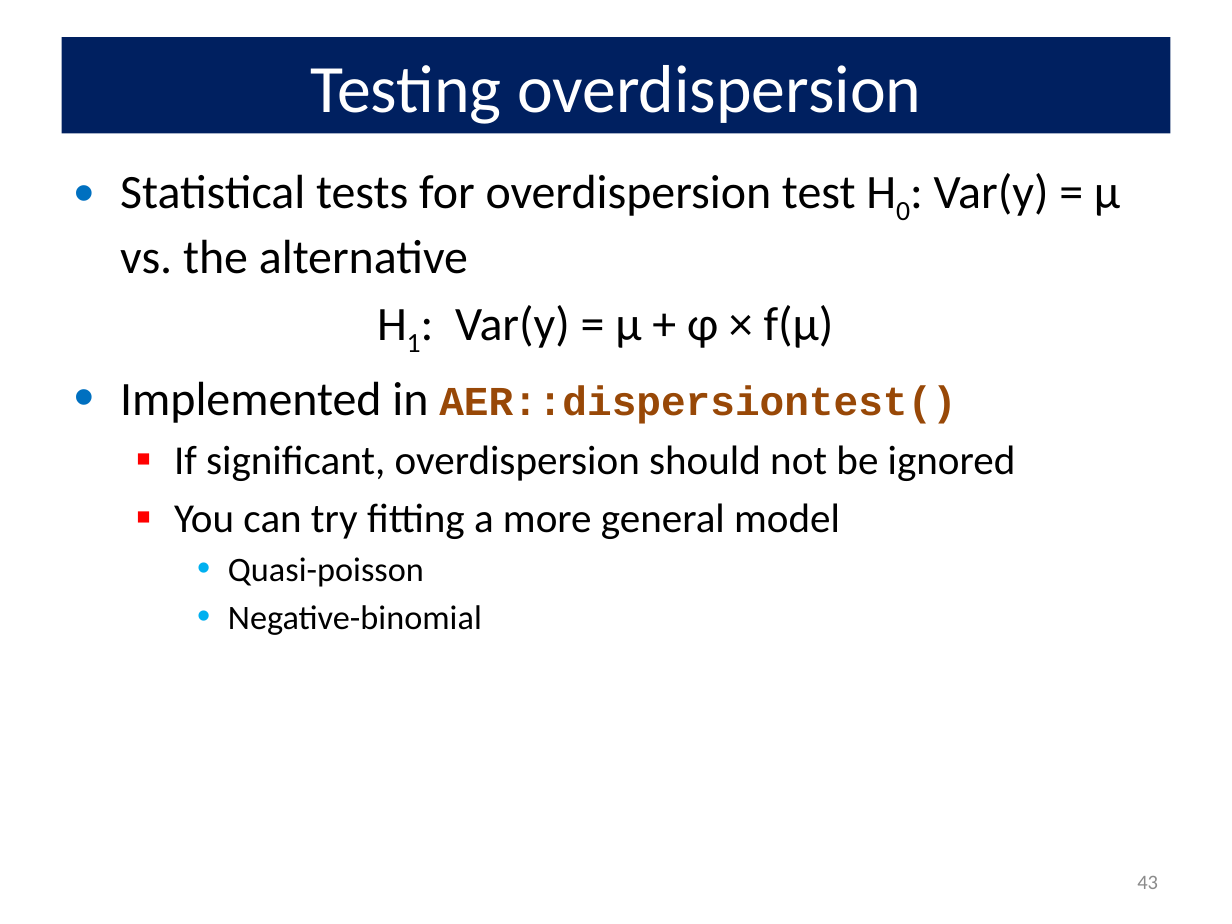
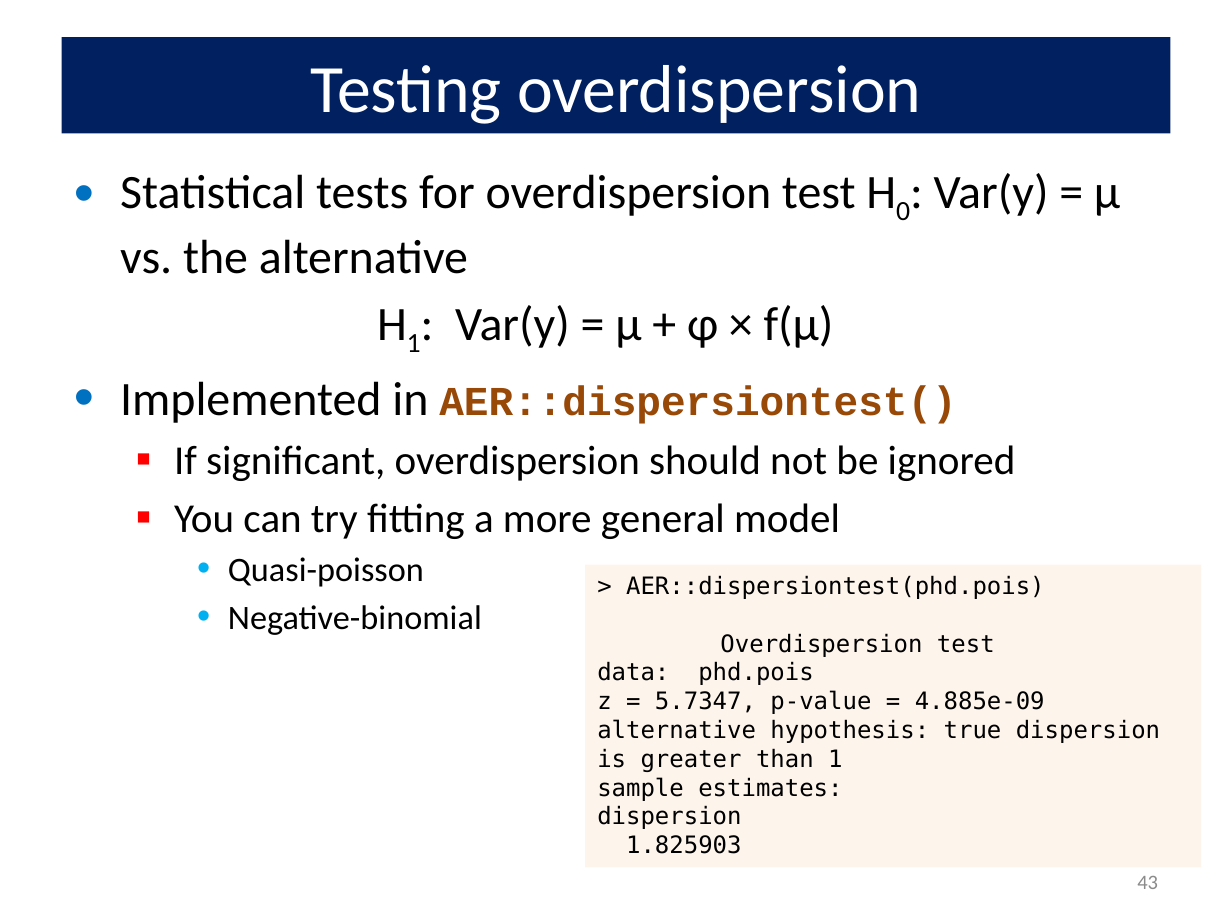
Before and after one commit to friendly/psy6136, a slide deck: slide 43 of lectures/09-CountData.pptx. Drawn at 1232x924 pixels with LibreOffice and Linux fonts; fonts in the diff are those of the drawing. Boxes give left, top, right and bottom in pixels: in the first picture for what was removed or moved away, otherwise in the second. Text is boxed around its words. In the diff, an @@ line names an element or a change of style, - is before the commit and + after.

```diff
--- a/lectures/09-CountData.pptx
+++ b/lectures/09-CountData.pptx
@@ rectangle added at [585, 564, 1201, 867], fill #FDEADA at 50% opacity, 14 pt, text #000000 @@
+> AER::dispersiontest(phd.pois)
+Overdispersion test
+data: phd.pois
+z = 5.7347, p-value = 4.885e-09
+alternative hypothesis: true dispersion is greater than 1
+sample estimates:
+dispersion
+1.825903
```
Also in this commit, not shown: 20 other slides changed, 1 slide added, 26 other files.
